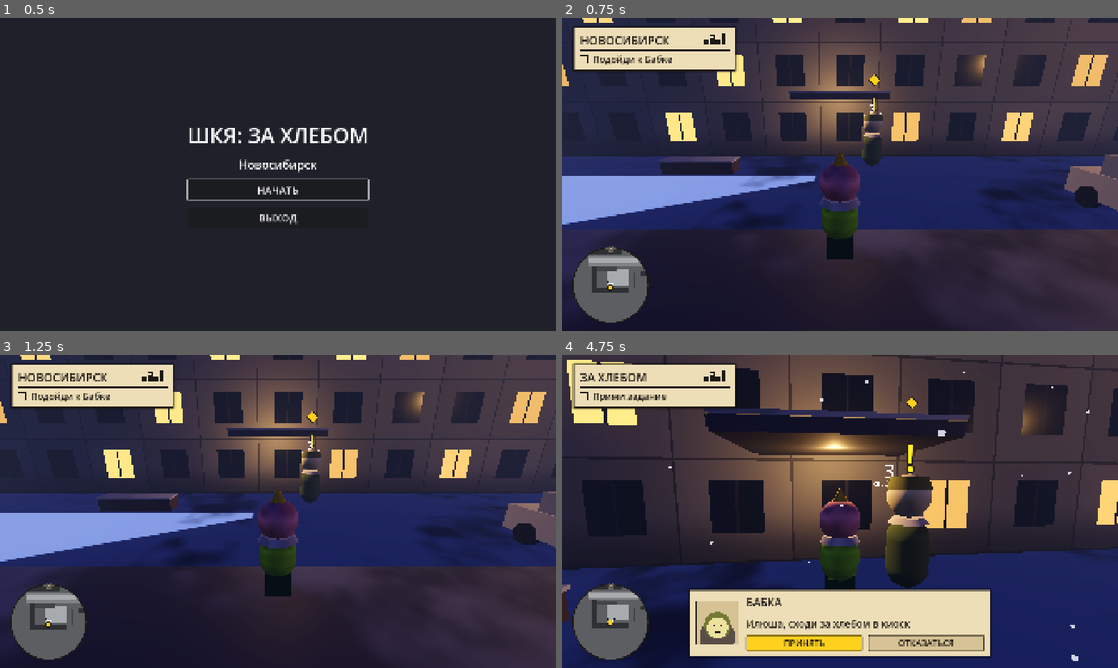
Above: before the commit, frames 1-4 (two rows, left to right).
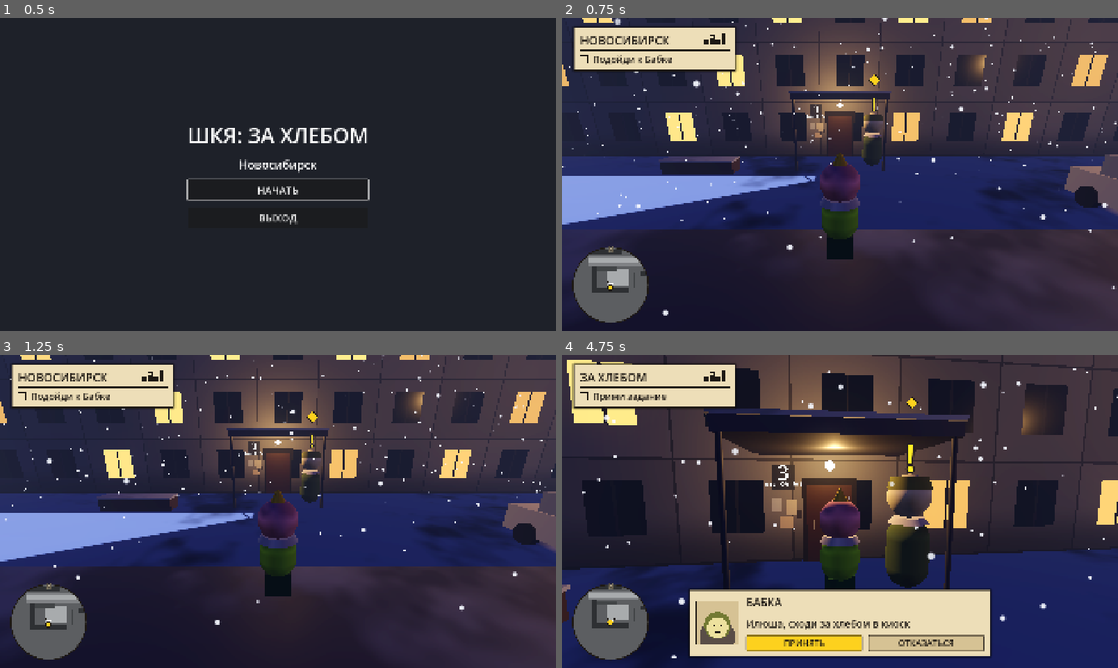
Above: after the commit, the same moments.

Repository: NorthArea/shkya
Game: Godot game, scene res://game/main.tscn
Same seed, same stepped clock (60 frames per second), same inputs: the game is played once before the commit and once after it. Sound files missing from this copy of the repository are replaced by a short silence.
Inputs (mouse positions are in pixels of both pictures, inside the frame that each line leads up to):
- Up to frame 1 (0.5 s): no input
- Up to frame 2 (0.75 s): click "НАЧАТЬ" at 0.5 s
- Up to frame 3 (1.25 s): no input
- Up to frame 4 (4.75 s): tap Enter at 1.25 s; move the mouse to (867, 511) at 1.27 s; hold E (interact) 1.28-2.03 s; hold W (move_forward) 1.28-3.5 s; click (867, 511) at 1.42 s; move the mouse to (812, 511) at 2.02 s; tap E (interact) at 2.1 s; move the mouse to (851, 505) at 2.77 s; hold E (interact) 2.78-3.5 s; drag from (812, 574) to (673, 464) at 3.52 s; move the mouse to (1006, 558) at 4.27 s; hold A (move_left) from 4.28 s (still down); hold E (interact) from 4.28 s (still down)

Frame 1 is identical in both runs. In frame 2, 1.4% of the frame differs, in the area x 0-100%, y 0-96%; in frame 3, 1.3%; in frame 4, 3.1%, in the area x 3-100%, y 2-98%.

Commit message:
ART-02 (review): видимый мокрый снег, подъезд с дверью и лампой, табличка у двери
- снег: MultiMesh + шейдер wet_snow — хлопья в объёме вокруг камеры, видны сразу, после телепорта и в машине
- табличка «3 / кв. 36–60» слева от двери, Бабка справа; дверь, лампа, опоры козырька, объявления — без коллизий
- тёплые пятна света у стоянки «Лады» и окна киоска
- make capture → builds/screenshots/art02/ (--out=<имя> для другой папки), кадр 05_drive
- общая сетка комков сугробов; ворота гаража для ряда вдоль x
- карточка: отступления C1 и раздел ревью; make test 0 failures, FPS с/без снега 117,3–118,1 / 118,1–118,4

Diff:
--- a/game/world/level_geometry.gd
+++ b/game/world/level_geometry.gd
@@ -13,11 +13,16 @@
 const GARAGE_COLORS := [Color(0.42, 0.30, 0.22), Color(0.30, 0.38, 0.32), Color(0.36, 0.38, 0.42), Color(0.45, 0.40, 0.33)]
 const CAR_COLORS := [Color(0.18, 0.22, 0.30), Color(0.55, 0.48, 0.36), Color(0.35, 0.12, 0.10)]
 const WARM := Color(1.0, 0.75, 0.42)
+const ENTRANCE_WALL_Z := 107.98   # северный фасад H1 (центр 115, глубина 14) — z = 108
+const ENTRANCE_DOOR_X := -40.0    # дверь по центру козырька
+
+var _mound_mesh: SphereMesh       # одна сетка на все комки сугробов
 
 # Надписи: [текст, позиция, поворот y, размер шрифта, цвет].
 const SIGNS := [
-	["3", Vector3(-41.7, 2.55, 107.94), PI, 90, Color(0.92, 0.92, 0.9)],
-	["кв. 36–60", Vector3(-41.7, 2.2, 107.94), PI, 36, Color(0.92, 0.92, 0.9)],
+	# Номер подъезда — слева от двери (если смотреть со двора), Бабка — справа у двери (кадры 01, 02, 09).
+	["3", Vector3(-38.75, 2.5, 107.93), PI, 90, Color(0.92, 0.92, 0.9)],
+	["кв. 36–60", Vector3(-38.75, 2.18, 107.93), PI, 36, Color(0.92, 0.92, 0.9)],
 	["АПТЕКА", Vector3(-70, 3.3, 14.05), 0.0, 120, Color(0.35, 1.0, 0.55)],
 	["ПРОДУКТЫ", Vector3(-40, 3.3, 14.05), 0.0, 120, Color(1.0, 0.35, 0.3)],
 	["ПРОДУКТЫ 24", Vector3(56.05, 3.3, -20), PI * 0.5, 110, Color(1.0, 0.8, 0.35)],
@@ -32,6 +37,7 @@
 	for i in solids.size():
 		_build_solid(i, solids[i])
 	_build_canopy()
+	_build_entrance()
 	_build_surfaces()
 	_build_bounds()
 	_build_signs()
@@ -94,6 +100,53 @@
 	canopy.add_child(_slab(Layout.CANOPY[1], Vector3(0, Layout.CANOPY[1].y * 0.5 + 0.04, 0)))
 	add_child(canopy)
 
+## Подъезд (кадры 01, 02, 09): коричневая металлическая дверь, круглая лампа под козырьком, опоры козырька,
+## табличка с номером и объявления. Только вид, без коллизий: путь к Бабке не меняется.
+func _build_entrance() -> void:
+	var root := Node3D.new()
+	root.name = "Entrance"
+	add_child(root)
+	var canopy_center: Vector3 = Layout.CANOPY[0]
+	var canopy_size: Vector3 = Layout.CANOPY[1]
+	var canopy_bottom := canopy_center.y - canopy_size.y * 0.5
+	var z := ENTRANCE_WALL_Z
+	# Дверь в тёмном проёме, ручка и домофон.
+	_part(root, Vector3(1.5, 2.35, 0.04), Vector3(ENTRANCE_DOOR_X, 1.175, z - 0.01), Materials.plain(Color(0.10, 0.09, 0.08), 0.9))
+	var door_metal := StandardMaterial3D.new()   # свой: общий кэш plain() без metallic
+	door_metal.albedo_color = Color(0.32, 0.22, 0.15)
+	door_metal.roughness = 0.45
+	door_metal.metallic = 0.5
+	_part(root, Vector3(1.25, 2.15, 0.06), Vector3(ENTRANCE_DOOR_X, 1.075, z - 0.04), door_metal)
+	_part(root, Vector3(0.05, 0.3, 0.05), Vector3(ENTRANCE_DOOR_X + 0.45, 1.05, z - 0.1), Materials.plain(Color(0.6, 0.6, 0.58), 0.3))
+	_part(root, Vector3(0.16, 0.24, 0.04), Vector3(ENTRANCE_DOOR_X + 0.85, 1.35, z - 0.02), Materials.plain(Color(0.25, 0.25, 0.27), 0.4))
+	# Табличка подъезда — тёмная пластина под номером.
+	_part(root, Vector3(0.62, 0.66, 0.025), Vector3(-38.75, 2.36, z - 0.02), Materials.plain(Color(0.16, 0.19, 0.24), 0.6))
+	# Объявления между дверью и табличкой.
+	var paper := [Color(0.85, 0.84, 0.78), Color(0.78, 0.82, 0.86), Color(0.86, 0.80, 0.70)]
+	var notes := [[Vector2(-38.95, 1.55), Vector2(0.3, 0.42)], [Vector2(-38.55, 1.62), Vector2(0.26, 0.34)], [Vector2(-38.8, 1.12), Vector2(0.34, 0.3)]]
+	for i in notes.size():
+		var note: Array = notes[i]
+		_part(root, Vector3(note[1].x, note[1].y, 0.01), Vector3(note[0].x, note[0].y, z - 0.03), Materials.plain(paper[i], 0.95))
+	# Круглая лампа над дверью: тёплый светящийся плафон (сам свет — Layout.LAMPS, подъезд).
+	var lamp := Greybox.mesh_sphere(0.14, Color.WHITE)
+	lamp.material_override = Materials.plain(Color(1.0, 0.9, 0.7), 0.3, WARM, 6.0)
+	lamp.position = Vector3(ENTRANCE_DOOR_X, canopy_bottom - 0.3, z - 0.16)
+	root.add_child(lamp)
+	_part(root, Vector3(0.06, 0.06, 0.12), Vector3(ENTRANCE_DOOR_X, canopy_bottom - 0.3, z - 0.05), Materials.plain(Color(0.2, 0.2, 0.2), 0.5))
+	# Опоры козырька — у передних углов, тонкие трубы.
+	var post_material := Materials.plain(Color(0.30, 0.31, 0.33), 0.6)
+	for x in [canopy_center.x - canopy_size.x * 0.5 + 0.1, canopy_center.x + canopy_size.x * 0.5 - 0.1]:
+		var post := Greybox.mesh_cylinder(0.05, 0.05, canopy_bottom, Color.WHITE)
+		post.material_override = post_material
+		post.position = Vector3(x, canopy_bottom * 0.5, canopy_center.z - canopy_size.z * 0.5 + 0.1)
+		root.add_child(post)
+
+func _part(parent: Node3D, size: Vector3, at: Vector3, material: Material) -> void:
+	var mesh := Greybox.mesh_box(size, Color.WHITE)
+	mesh.material_override = material
+	mesh.position = at
+	parent.add_child(mesh)
+
 func _build_surfaces() -> void:
 	var lift := {"yard_road": 0.01, "sidewalk": 0.015, "road": 0.02}
 	for spec in Layout.SURFACES:
@@ -148,13 +201,14 @@
 
 ## Округлый сугроб, вписанный в коллизионную коробку (центр коробки — начало координат).
 func _mound(size: Vector3, material: Material) -> MeshInstance3D:
-	var sphere := SphereMesh.new()
-	sphere.radius = 0.5
-	sphere.height = 1.0
-	sphere.radial_segments = 24
-	sphere.rings = 10
+	if _mound_mesh == null:
+		_mound_mesh = SphereMesh.new()
+		_mound_mesh.radius = 0.5
+		_mound_mesh.height = 1.0
+		_mound_mesh.radial_segments = 24
+		_mound_mesh.rings = 10
 	var mesh := MeshInstance3D.new()
-	mesh.mesh = sphere
+	mesh.mesh = _mound_mesh
 	mesh.material_override = material
 	mesh.scale = Vector3(size.x * 1.05, size.y * 2.0, size.z * 1.05)
 	mesh.position.y = -size.y * 0.5
@@ -180,11 +234,12 @@
 		box.material_override = Materials.plain(color, 0.7)
 		box.position = Vector3(0, 0, offset) if long_z else Vector3(offset, 0, 0)
 		body.add_child(box)
-		var door := Greybox.mesh_box(Vector3(0.05, size.y * 0.75, unit * 0.8), color.darkened(0.35))
+		# Ворота на длинной стороне ряда: при ряде вдоль z — на грани x, при ряде вдоль x — на грани z.
+		var door_size := Vector3(0.05, size.y * 0.75, unit * 0.8) if long_z else Vector3(unit * 0.8, size.y * 0.75, 0.05)
+		var door := Greybox.mesh_box(door_size, color.darkened(0.35))
 		door.material_override = Materials.plain(color.darkened(0.35), 0.5)
-		door.position = Vector3(side * (size.x * 0.5 + 0.02), -size.y * 0.1, offset)
-		if long_z:
-			body.add_child(door)
+		door.position = Vector3(side * (size.x * 0.5 + 0.02), -size.y * 0.1, offset) if long_z else Vector3(offset, -size.y * 0.1, side * (size.z * 0.5 + 0.02))
+		body.add_child(door)
 	body.add_child(_slab(size, Vector3(0, size.y * 0.5 + 0.04, 0)))
 
 func _zhiguli(size: Vector3, color: Color) -> Node3D:
--- a/game/world/lighting.gd
+++ b/game/world/lighting.gd
@@ -5,9 +5,11 @@
 const Layout = preload("res://game/world/layout.gd")
 
 const WARM := Color(1.0, 0.74, 0.42)
-const SNOW_BOX := Vector3(44.0, 2.0, 44.0)
+const SnowShader = preload("res://game/world/shaders/wet_snow.gdshader")
+const SNOW_BOX := Vector3(32.0, 12.0, 32.0)      # объём хлопьев вокруг камеры
+const SNOW_AMOUNT := 3000
 
-var snow: CPUParticles3D
+var snow: MultiMeshInstance3D
 
 func _ready() -> void:
 	var sky_material := ProceduralSkyMaterial.new()
@@ -55,7 +57,23 @@
 	for p in Layout.street_lamps():
 		_lamp(Vector3(p.x, Layout.LAMP_HEIGHT - 0.4, p.y), 5.0, index)
 		index += 1
+	# Контрастные пятна тёплого света на земле (раздел 2 канона): стоянка «Лады» под дворовым фонарём и площадка у окна киоска.
+	_pool(Layout.LAMPS[1][0] + Vector3(0.0, -0.3, 0.0), 6.0, 40.0, 12.0)
+	_pool(Layout.LAMPS[2][0] + Vector3(0.6, 0.3, 0.0), 5.0, 55.0, 7.0)
 	_build_snow()
+
+## Конус света вниз: видимое пятно на снегу, без теней (дёшево).
+func _pool(at: Vector3, energy: float, angle: float, reach: float) -> void:
+	var spot := SpotLight3D.new()
+	spot.name = "WarmPool%d" % get_child_count()
+	spot.position = at
+	spot.rotation = Vector3(-PI * 0.5, 0.0, 0.0)
+	spot.light_color = WARM
+	spot.light_energy = energy
+	spot.spot_range = reach
+	spot.spot_angle = angle
+	spot.spot_angle_attenuation = 0.6
+	add_child(spot)
 
 func _lamp(at: Vector3, energy: float, index: int) -> void:
 	var lamp := OmniLight3D.new()
@@ -67,38 +85,28 @@
 	lamp.omni_attenuation = 1.4
 	add_child(lamp)
 
-## Мокрый снег: облако частиц над текущей камерой, слегка косо по ветру.
+## Мокрый снег: MultiMesh из плоских хлопьев, движение и обёртка вокруг камеры — в шейдере wet_snow.
+## Без CPU-работы в кадре и без зависимости от телепортов: объём полон с первого кадра, пешком и в машине.
 func _build_snow() -> void:
-	var flake := SphereMesh.new()
-	flake.radius = 0.03
-	flake.height = 0.06
-	flake.radial_segments = 6
-	flake.rings = 3
-	var flake_material := StandardMaterial3D.new()
-	flake_material.shading_mode = BaseMaterial3D.SHADING_MODE_UNSHADED
-	flake_material.transparency = BaseMaterial3D.TRANSPARENCY_ALPHA
-	flake_material.albedo_color = Color(0.92, 0.94, 1.0, 0.7)
-	flake.material = flake_material
-	# CPU-частицы: снегу хватает, а вычислительный шейдер GPU-частиц в этой сцене оставлял утечку при выходе.
-	snow = CPUParticles3D.new()
+	var quad := QuadMesh.new()
+	quad.size = Vector2.ONE
+	var material := ShaderMaterial.new()
+	material.shader = SnowShader
+	material.set_shader_parameter("box", SNOW_BOX)
+	quad.material = material
+	var multimesh := MultiMesh.new()
+	multimesh.transform_format = MultiMesh.TRANSFORM_3D
+	multimesh.mesh = quad
+	multimesh.instance_count = SNOW_AMOUNT
+	var rng := RandomNumberGenerator.new()
+	rng.seed = 2610
+	for i in SNOW_AMOUNT:
+		var seed := Vector3(rng.randf(), rng.randf(), rng.randf()) * SNOW_BOX
+		multimesh.set_instance_transform(i, Transform3D(Basis.IDENTITY, seed))
+	snow = MultiMeshInstance3D.new()
 	snow.name = "WetSnow"
-	snow.amount = 2500
-	snow.lifetime = 4.0
-	snow.preprocess = 4.0
-	snow.mesh = flake
-	snow.local_coords = false
-	snow.emission_shape = CPUParticles3D.EMISSION_SHAPE_BOX
-	snow.emission_box_extents = SNOW_BOX * 0.5
-	snow.direction = Vector3(0.25, -1.0, 0.1)
-	snow.spread = 8.0
-	snow.initial_velocity_min = 3.0
-	snow.initial_velocity_max = 4.5
-	snow.gravity = Vector3(0.6, -1.5, 0.2)
-	snow.scale_amount_min = 0.6
-	snow.scale_amount_max = 1.3
+	snow.multimesh = multimesh
+	snow.cast_shadow = GeometryInstance3D.SHADOW_CASTING_SETTING_OFF
+	# Хлопья рисуются вокруг камеры, где бы она ни была: границы — весь квартал с запасом.
+	snow.custom_aabb = AABB(Vector3(-400, -50, -400), Vector3(800, 200, 800))
 	add_child(snow)
-
-func _process(_delta: float) -> void:
-	var camera := get_viewport().get_camera_3d()
-	if camera and snow:
-		snow.global_position = camera.global_position + Vector3(0, 12.0, 0)
--- /dev/null
+++ b/game/world/shaders/wet_snow.gdshader
@@ -0,0 +1,44 @@
+shader_type spatial;
+// Мокрый снег (ART-02): хлопья MultiMesh падают в мировых координатах и «заворачиваются» в объём вокруг камеры.
+// Поэтому снег всегда есть у камеры — сразу после появления, после телепорта и в машине (хлопья летят мимо).
+render_mode unshaded, blend_mix, depth_draw_never, cull_disabled, shadows_disabled, skip_vertex_transform;
+
+uniform vec3 box = vec3(32.0, 12.0, 32.0);        // размер объёма вокруг камеры
+uniform float lift = 2.0;                          // центр объёма выше камеры
+uniform vec3 wind = vec3(0.45, 0.0, 0.2);          // м/с
+uniform float fall_speed = 1.3;                    // м/с, мокрый снег падает медленно
+uniform float flake_size = 0.075;                  // м
+uniform vec4 flake_color : source_color = vec4(0.93, 0.95, 1.0, 0.85);
+uniform float near_fade = 1.5;                     // м: ближе — хлопья прозрачные, не закрывают кадр
+
+varying float alpha;
+
+float hash(vec3 p) {
+	return fract(sin(dot(p, vec3(12.9898, 78.233, 37.719))) * 43758.5453);
+}
+
+void vertex() {
+	vec3 seed = MODEL_MATRIX[3].xyz;               // случайная точка в [0, box) — задаётся один раз
+	float r = hash(seed);
+	float speed = fall_speed * (0.75 + 0.5 * r);
+	vec3 p = seed + (wind - vec3(0.0, speed, 0.0)) * TIME;
+	p.x += sin(TIME * (0.8 + r) + r * 6.28) * 0.35;
+	p.z += cos(TIME * (0.6 + r) + r * 4.0) * 0.25;
+	vec3 center = CAMERA_POSITION_WORLD + vec3(0.0, lift, 0.0);
+	vec3 low = center - box * 0.5;
+	vec3 world = low + mod(p - low, box);
+	vec3 view = (VIEW_MATRIX * vec4(world, 1.0)).xyz;
+	// Плоский хлопок, всегда лицом к камере.
+	VERTEX = view + VERTEX * flake_size * (0.7 + 0.6 * hash(seed.zyx));
+	NORMAL = vec3(0.0, 0.0, 1.0);
+	float dist = length(view);
+	vec3 edge = abs(world - center) / (box * 0.5);
+	float edge_fade = 1.0 - smoothstep(0.75, 1.0, max(edge.x, max(edge.y, edge.z)));
+	alpha = smoothstep(near_fade, near_fade * 2.0, dist) * edge_fade;
+}
+
+void fragment() {
+	float round_flake = 1.0 - smoothstep(0.25, 0.5, length(UV - vec2(0.5)));
+	ALBEDO = flake_color.rgb;
+	ALPHA = flake_color.a * alpha * round_flake;
+}
--- a/tools/capture.gd
+++ b/tools/capture.gd
@@ -1,5 +1,6 @@
 extends SceneTree
-## Кадры greybox: make capture → builds/screenshots/grey01/. Окно 1920×1080, настоящий рендер.
+## Кадры квартала: make capture → builds/screenshots/art02/ (ART-02). Окно 1920×1080, настоящий рендер.
+## Другая папка: tools/run.command … --script tools/capture.gd -- --out=grey01.
 
 const Layout = preload("res://game/world/layout.gd")
 
@@ -13,9 +14,12 @@
 	["06_kiosk", Vector3(66, 0, -70), 0.9, -0.25],
 ]
 
-var output_dir := "res://builds/screenshots/grey01"
+var output_dir := "res://builds/screenshots/art02"
 
 func _initialize() -> void:
+	for argument in OS.get_cmdline_user_args():
+		if argument.begins_with("--out="):
+			output_dir = "res://builds/screenshots".path_join(argument.trim_prefix("--out="))
 	call_deferred("_capture")
 
 func _capture() -> void:
@@ -37,6 +41,17 @@
 		for i in 30:
 			await physics_frame
 		await _save(shot[0])
+	# В машине: «Лада» идёт по улице A на восток ~50 км/ч (как в fps_probe), камера преследования — снег должен быть в кадре.
+	world.enter_car()
+	var car: Lada = world.car
+	var drive_yaw := -PI * 0.5
+	var at := Vector3(-20, 0, 34)
+	for i in 90:
+		await process_frame
+		at += Vector3(14.0 / 60.0, 0, 0)
+		car.reset_to(at, drive_yaw)
+		world.camera_rig.yaw = drive_yaw
+	await _save("05_drive")
 	# Вид сверху на весь квартал.
 	var top := Camera3D.new()
 	top.projection = Camera3D.PROJECTION_ORTHOGONAL
Not shown, added: game/world/shaders/wet_snow.gdshader.uid
Not shown, changed: docs/workflow/backlog.md
Not shown, changed: docs/workflow/tasks/ART-02.md
